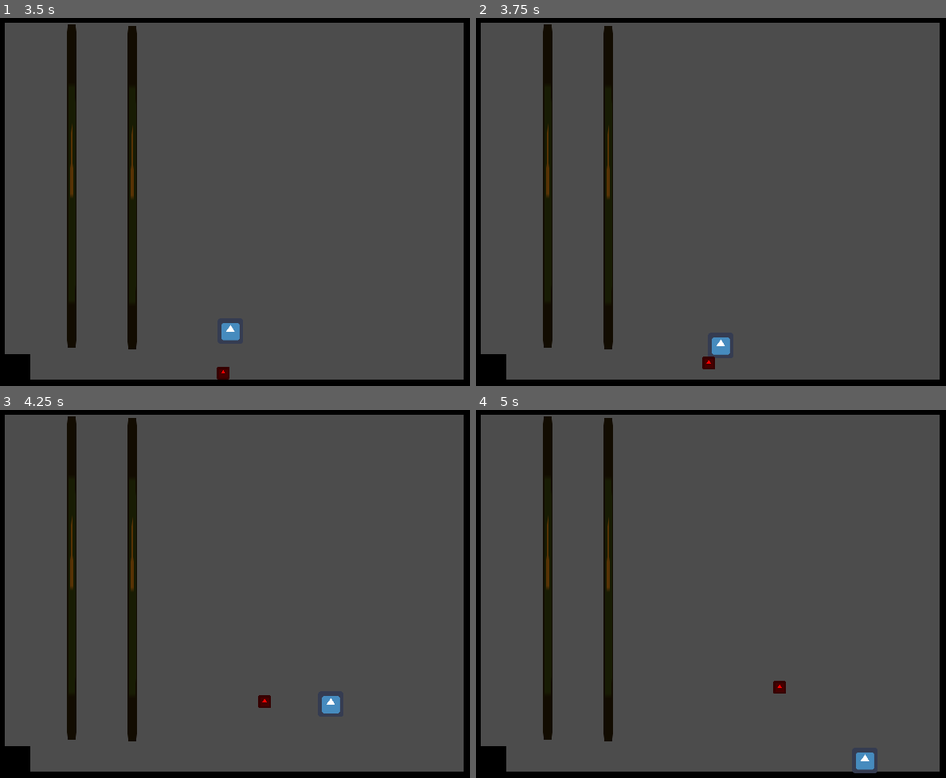
Above: before the commit, frames 1-4 (two rows, left to right).
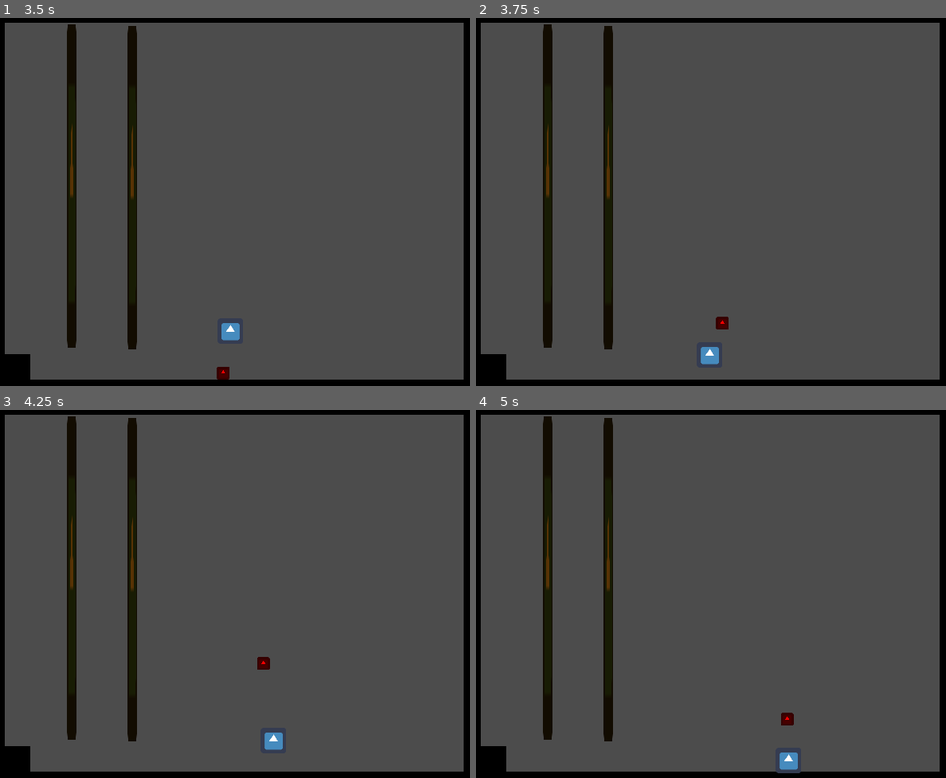
Above: after the commit, the same moments.

Repository: JUB-Yoush/ggj-2023
Game: Godot game, scene res://src/levels/Level0.tscn
The game is run twice, just before and just after one commit, with the same random seed, the same clock (stepped at 60 frames per second) and the same inputs. The engine's default icon, where the game draws it, is replaced by a stand-in: a white triangle on a blue panel in a dark square.
Inputs:
- Up to frame 1 (3.5 s): tap Enter at 0.5 s; hold Right (right) 0.53-2.03 s; tap Z (jump) at 0.6, 0.77, 1.07, 1.35, 1.52, 1.82, 2.1, 2.85, 3.02, 3.32 s; hold Left (left) 2.03-2.78 s; hold Right (right) from 2.78 s (still down)
- Up to frame 2 (3.75 s): keep holding Right (right); tap Z (jump) at 3.6 s
- Up to frame 3 (4.25 s): keep holding Right (right); tap Z (jump) at 3.77, 4.07 s
- Up to frame 4 (5 s): release Right (right) at 4.28 s; hold Left (left) from 4.28 s (still down); tap Z (jump) at 4.35, 4.52, 4.82 s

Frame 1 is identical in both runs. In frame 2, 0.4% of the frame differs, in the area x 47-55%, y 81-96%; in frame 3, 0.5%; in frame 4, 0.6%, in the area x 63-86%, y 73-99%.

Commit message:
fix the jumping

Diff:
--- a/src/enemies/Enemy.gd
+++ b/src/enemies/Enemy.gd
@@ -88,3 +88,4 @@
 	yield(get_tree().create_timer(jump_delay_time),"timeout")
 	print("jumped")
 	velocity.y = jump_speed
+	emit_signal("done_jump")
Not shown, changed: todo.md
